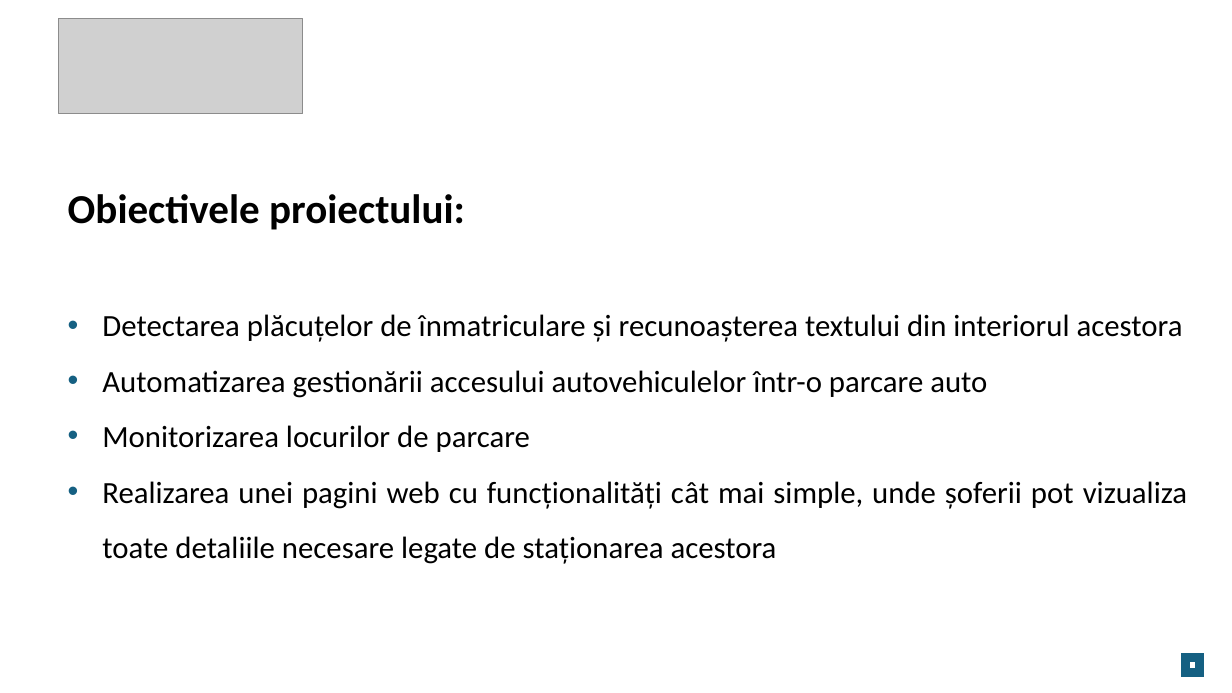
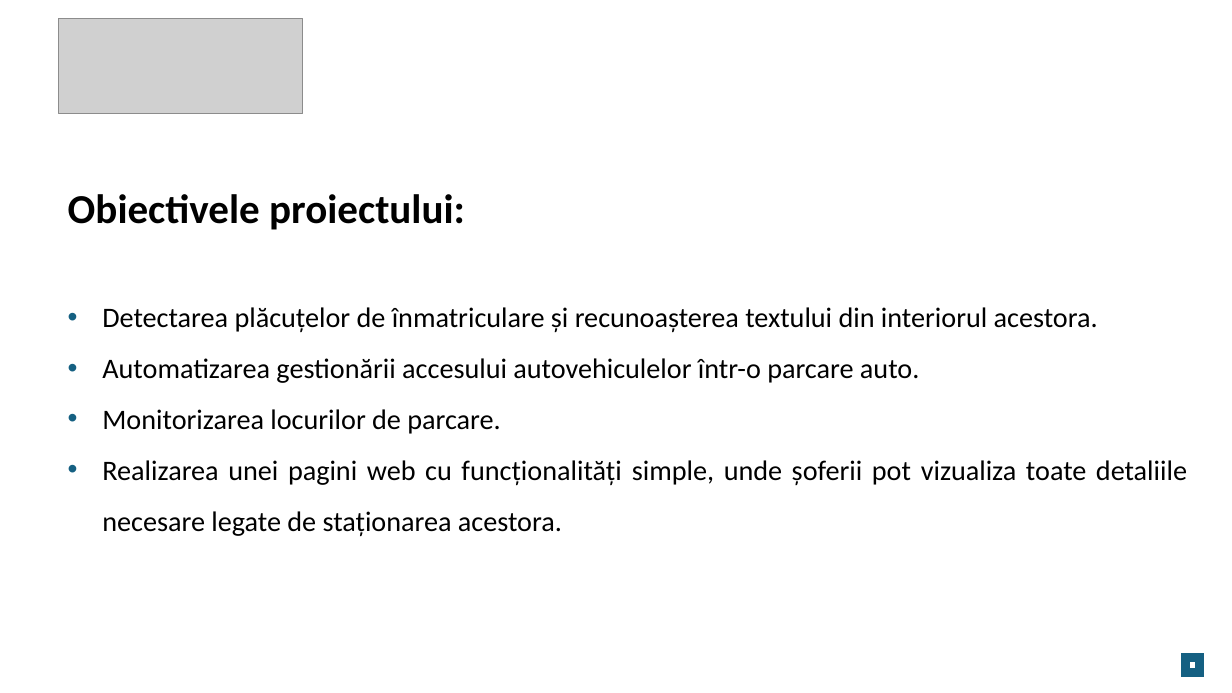
Before and after one commit to xMihai01/Licenta, a slide deck: slide 2 of Documentation/PrezentareLicenta.pptx. Drawn at 1232x693 pixels with LibreOffice and Linux fonts; fonts in the diff are those of the drawing; grey boxes stand for pictures. Boxes give left, top, right and bottom in pixels: in the first picture for what was removed or moved away, otherwise in the second. Text is boxed around its words. In the diff, an @@ line names an element or a change of style, - is before the commit and + after.

```diff
--- a/Documentation/PrezentareLicenta.pptx
+++ b/Documentation/PrezentareLicenta.pptx
@@ text at <box>102,307,1187,537</box>: text changed; size 24 to 22 pt @@
-• Detectarea plăcuțelor de înmatriculare și recunoașterea textului din interiorul acestora
-• Automatizarea gestionării accesului autovehiculelor într-o parcare auto
-• Monitorizarea locurilor de parcare
-• Realizarea unei pagini web cu funcționalități cât mai simple, unde șoferii pot vizualiza toate detaliile necesare legate de staționarea acestora
+• Detectarea plăcuțelor de înmatriculare și recunoașterea textului din interiorul acestora.
+• Automatizarea gestionării accesului autovehiculelor într-o parcare auto.
+• Monitorizarea locurilor de parcare.
+• Realizarea unei pagini web cu funcționalități simple, unde șoferii pot vizualiza toate detaliile necesare legate de staționarea acestora.
```
Also in this commit, not shown: 3 other slides changed, 1 slide removed, 18 other files.
